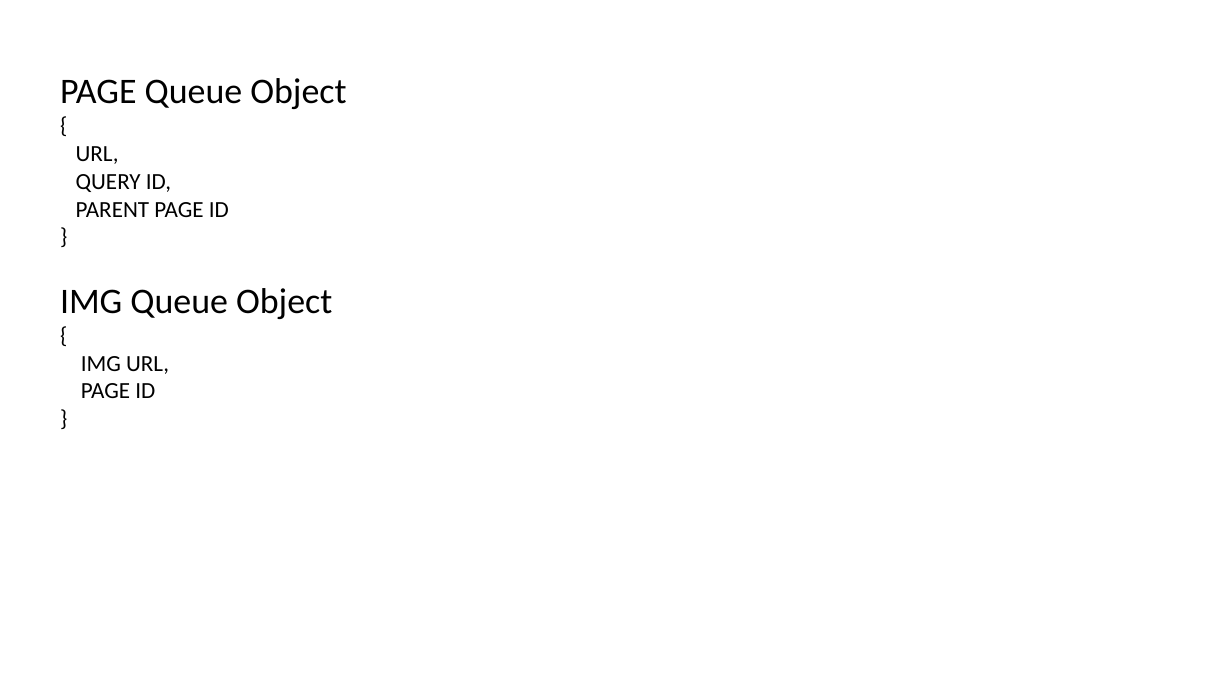
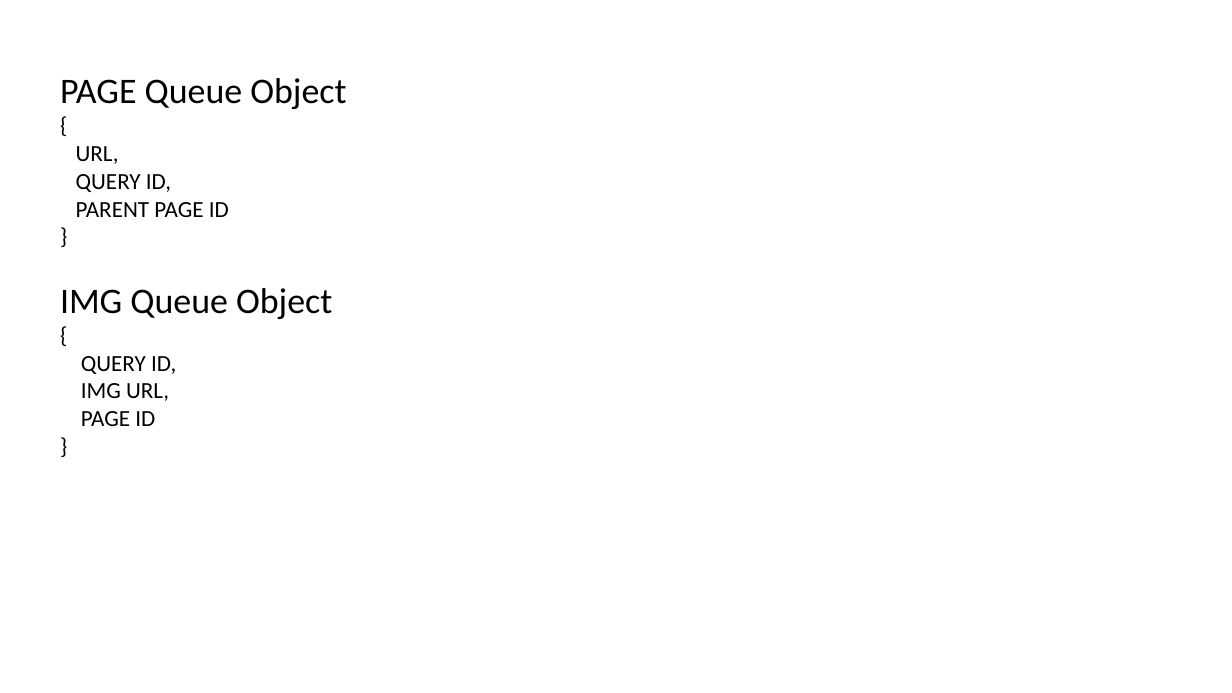
Before and after one commit to datim/squid, a slide deck: slide 15 of docs/design.pptx. Drawn at 1232x693 pixels with LibreOffice and Linux fonts; fonts in the diff are those of the drawing. Boxes give left, top, right and bottom in pixels: in the first picture for what was removed or moved away, otherwise in the second. Text is boxed around its words. In the diff, an @@ line names an element or a change of style, - is before the commit and + after.

```diff
--- a/docs/design.pptx
+++ b/docs/design.pptx
@@ text at (x1=81, y1=356, x2=176, y2=374): paragraph added @@
+QUERY ID,
```
Also in this commit, not shown: 2 other files.
